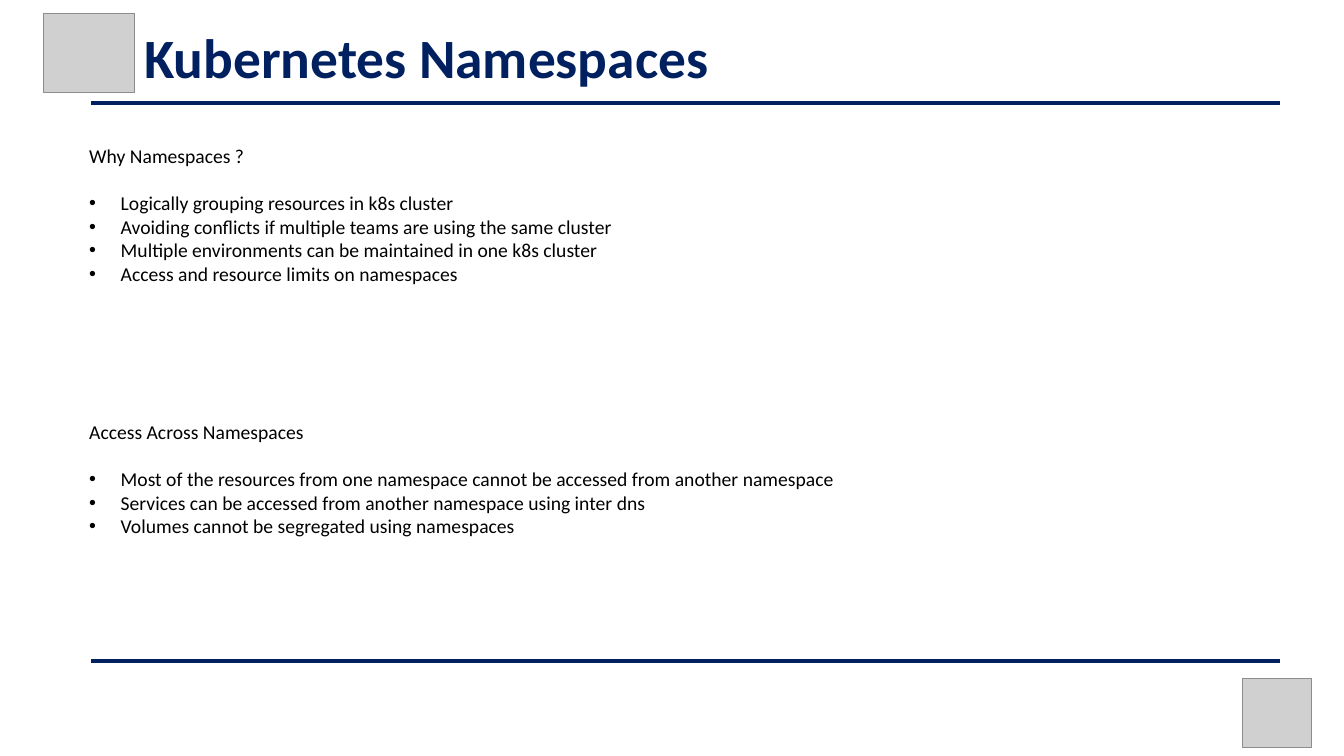
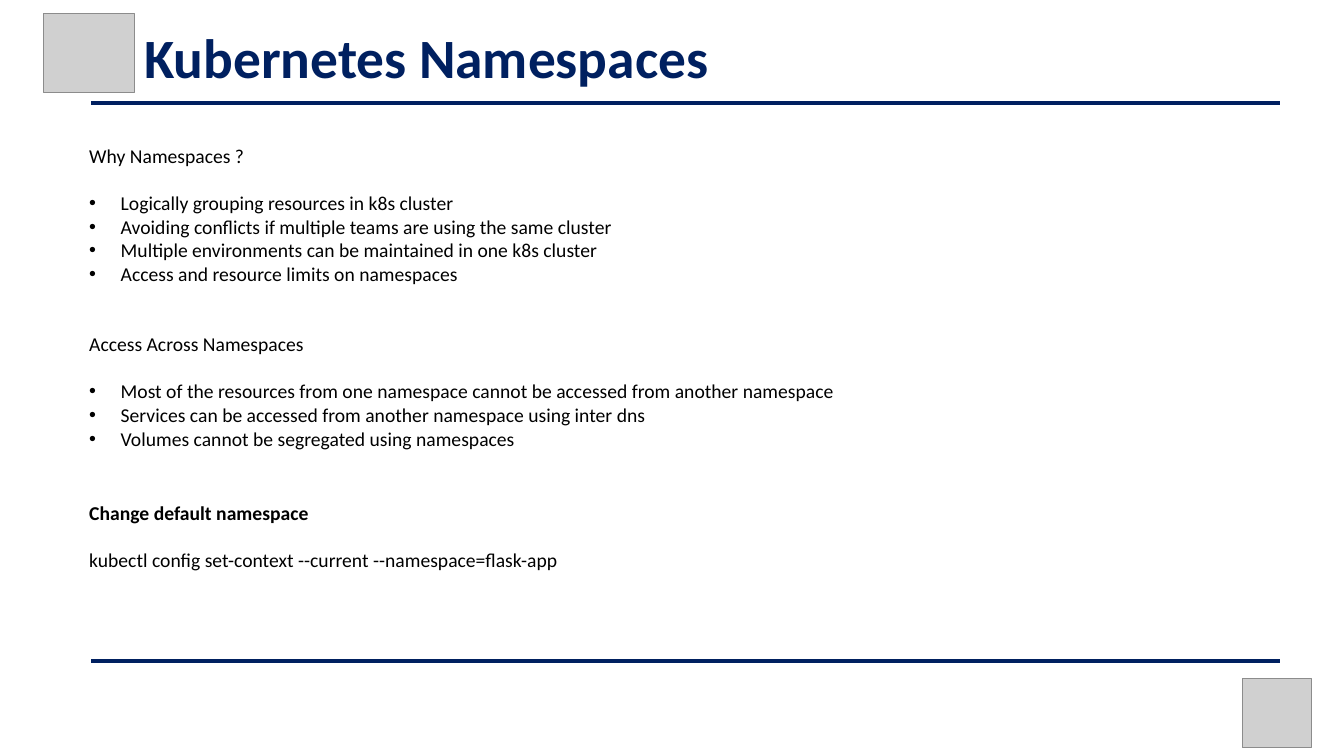
Before and after one commit to phanindravedula/Contents, a slide deck: slide 27 of On-Premise/Kubernetes.pptx. Drawn at 1344x756 pixels with LibreOffice and Linux fonts; fonts in the diff are those of the drawing; grey boxes stand for pictures. Boxes give left, top, right and bottom in pixels: in the first picture for what was removed or moved away, otherwise in the second. Text is boxed around its words. In the diff, an @@ line names an element or a change of style, - is before the commit and + after.

```diff
--- a/On-Premise/Kubernetes.pptx
+++ b/On-Premise/Kubernetes.pptx
@@ text "Access Across Namespaces": place and size @@
-text "Access Across Namespaces" at (89,426,834,537)
+text "Access Across Namespaces" at (89,338,834,450)
@@ text added at (89,506,557,571), 14 pt, text #000000 @@
+Change default namespace
+kubectl config set-context --current --namespace=flask-app
```
Also in this commit, not shown: 2 other slides changed, 1 slide removed.
